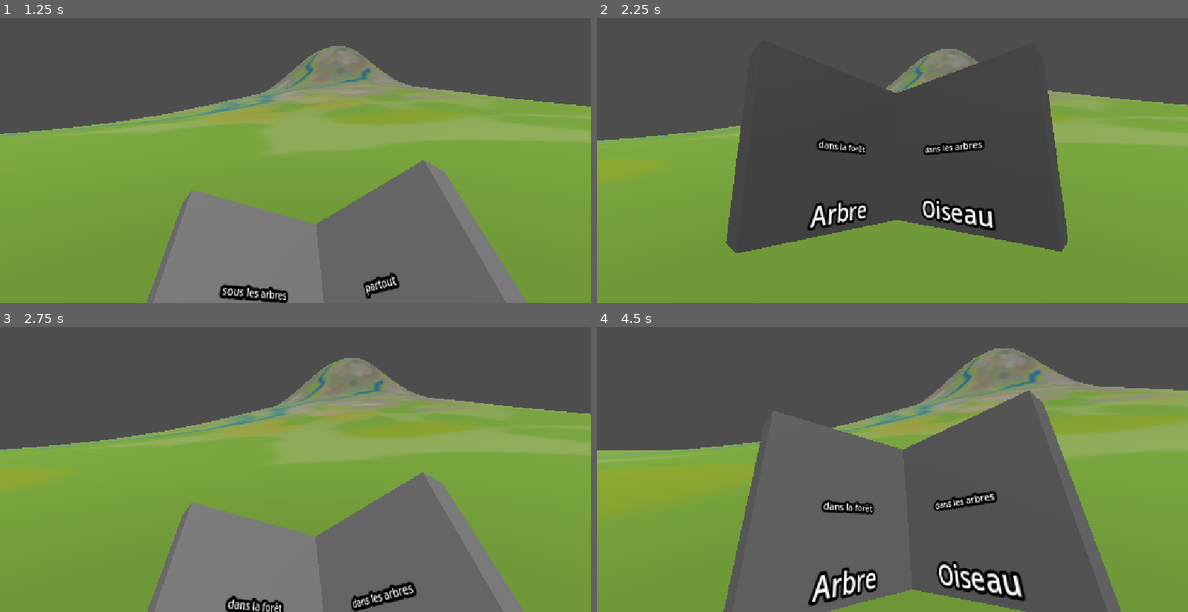
Above: before the commit, frames 1-4 (two rows, left to right).
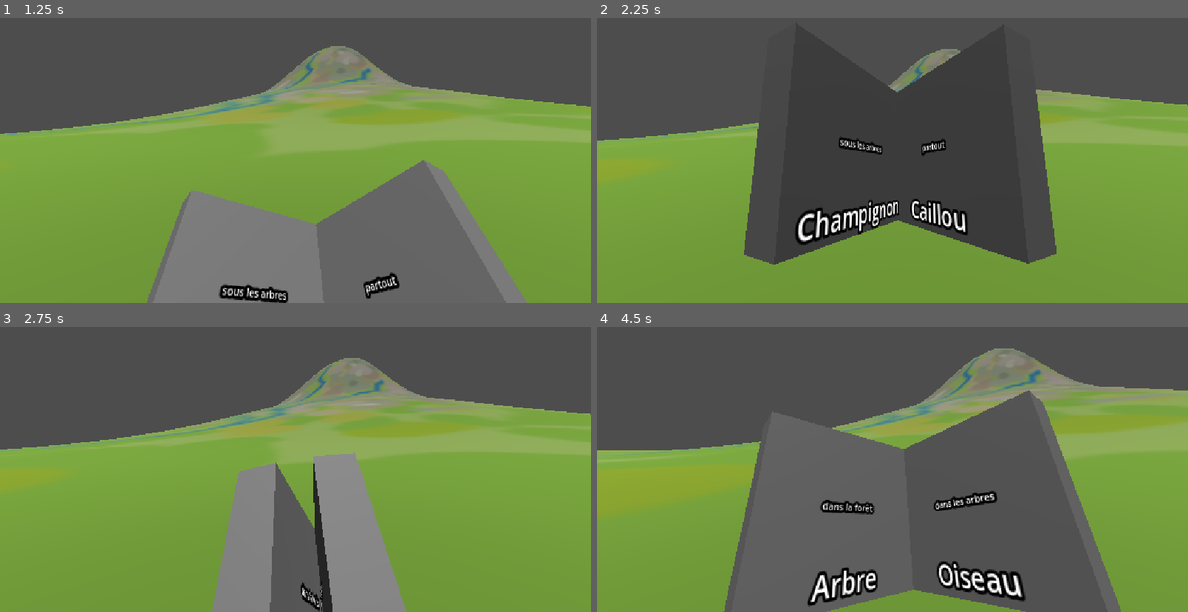
Above: after the commit, the same moments.

Repository: flatweb/gamejam4photo
Game: Godot game, scene res://root.tscn
Same seed, same stepped clock (60 frames per second), same inputs: the game is played once before the commit and once after it. The engine's default icon, where the game draws it, is replaced by a stand-in: a white triangle on a blue panel in a dark square.
Inputs (mouse positions are in pixels of both pictures, inside the frame that each line leads up to):
- Up to frame 1 (1.25 s): tap Enter at 0.5 s; move the mouse to (325, 134) at 0.52 s; hold Right (right) from 0.53 s (still down); tap Q (album) at 0.6 s; tap Space (jump) at 0.77 s
- Up to frame 2 (2.25 s): move the mouse to (862, 137) at 1.27 s; release Right (right) at 1.28 s; hold Down (back) 1.28-2.03 s; tap Q (album) at 1.35 s; tap Space (jump) at 1.52, 2 s; move the mouse to (904, 132) at 2.02 s; hold Right (right) from 2.03 s (still down); hold Up (front) from 2.03 s (still down)
- Up to frame 3 (2.75 s): keep holding Right (right); keep holding Up (front); tap Q (album) at 2.3 s
- Up to frame 4 (4.5 s): move the mouse to (886, 452) at 2.77 s; release Up (front) at 2.78 s; tap Q (album) at 2.85, 3.6 s; tap Space (jump) at 3.02, 3.77 s; tap Enter at 3.5 s; move the mouse to (933, 449) at 3.52 s; release Right (right) at 3.53 s; hold Left (left) from 3.53 s (still down); move the mouse to (845, 441) at 4.27 s; tap Up (front) at 4.35 s

Frame 1 is identical in both runs. In frame 2, 7.8% of the frame differs, in the area x 21-80%, y 11-87%; in frame 3, 21%, in the area x 25-89%, y 44-100%; in frame 4, 0.6%.

Commit message:
Feuilletage de l'album

Diff:
--- a/album.gd
+++ b/album.gd
@@ -15,10 +15,18 @@
 	changetopageon()
 	pass # Replace with function body.
 
+var opening = false
+var opened = true
+
 func open():
+	if opened == false :
+		$AnimationPlayer.play("open")
+		opening = true
 	$AudioOpen.play()
 
 func close():
+	if opened == true :
+		$AnimationPlayer.play("close")
 	$AudioOpen.play()
 
 func lasteven(n :int):
@@ -26,12 +34,20 @@
 		return n-1
 
 func pageprev():
-	pageon = max(0,pageon-2)
-	changetopageon()
+	var newpageon = max(0,pageon-2)
+	if newpageon != pageon :
+		pageon = newpageon
+		closeandopen()
 
 func pagenext():
-	pageon = min(lasteven(quests.size()-1),pageon+2)
-	changetopageon()
+	var newpageon = min(lasteven(quests.size()-1),pageon+2)
+	if newpageon != pageon :
+		pageon = newpageon
+		closeandopen()
+
+func closeandopen():
+	$AnimationPlayer.play("close")
+	opening = true
 
 func changetopageon():
 	$AudioTurn.play()
@@ -47,5 +63,16 @@
 	page.change(img,titre,indice)
 
 # Called every frame. 'delta' is the elapsed time since the previous frame.
-func _process(delta: float) -> void:
+func _process(_delta: float) -> void:
 	pass
+
+func _on_animation_finished(anim_name: StringName) -> void:
+	if anim_name == "open":
+		opening = false
+		opened = true
+	elif anim_name == "close":
+		opening = true
+		opened = false
+		# On en profite pour changer les pages
+		changetopageon()
+		$AnimationPlayer.play("open")
--- a/album.tscn
+++ b/album.tscn
@@ -3,17 +3,182 @@
 [ext_resource type="PackedScene" uid="uid://b7ej55gvcj4sg" path="res://page.tscn" id="1_5p2gi"]
 [ext_resource type="Script" uid="uid://2cjv0ktpp3ma" path="res://album.gd" id="1_uur71"]
 
+[sub_resource type="Animation" id="Animation_uur71"]
+length = 0.001
+tracks/0/type = "value"
+tracks/0/imported = false
+tracks/0/enabled = true
+tracks/0/path = NodePath("PageGauche:position")
+tracks/0/interp = 1
+tracks/0/loop_wrap = true
+tracks/0/keys = {
+"times": PackedFloat32Array(0),
+"transitions": PackedFloat32Array(1),
+"update": 0,
+"values": [Vector3(-0.46423548, 0, -0.306)]
+}
+tracks/1/type = "value"
+tracks/1/imported = false
+tracks/1/enabled = true
+tracks/1/path = NodePath("PageGauche:rotation")
+tracks/1/interp = 1
+tracks/1/loop_wrap = true
+tracks/1/keys = {
+"times": PackedFloat32Array(0),
+"transitions": PackedFloat32Array(1),
+"update": 0,
+"values": [Vector3(0, 1.5940566, 0)]
+}
+tracks/2/type = "value"
+tracks/2/imported = false
+tracks/2/enabled = true
+tracks/2/path = NodePath("PageDroite:position")
+tracks/2/interp = 1
+tracks/2/loop_wrap = true
+tracks/2/keys = {
+"times": PackedFloat32Array(0),
+"transitions": PackedFloat32Array(1),
+"update": 0,
+"values": [Vector3(0.116, 0, -0.9134313)]
+}
+tracks/3/type = "value"
+tracks/3/imported = false
+tracks/3/enabled = true
+tracks/3/path = NodePath("PageDroite:rotation")
+tracks/3/interp = 1
+tracks/3/loop_wrap = true
+tracks/3/keys = {
+"times": PackedFloat32Array(0),
+"transitions": PackedFloat32Array(1),
+"update": 0,
+"values": [Vector3(0, 0, 0)]
+}
+
+[sub_resource type="Animation" id="Animation_m6jhs"]
+resource_name = "close"
+length = 0.5
+tracks/0/type = "value"
+tracks/0/imported = false
+tracks/0/enabled = true
+tracks/0/path = NodePath("PageGauche:position")
+tracks/0/interp = 1
+tracks/0/loop_wrap = true
+tracks/0/keys = {
+"times": PackedFloat32Array(0, 0.5),
+"transitions": PackedFloat32Array(1, 1),
+"update": 0,
+"values": [Vector3(-0.46423548, 0, -0.306), Vector3(-0.08606166, 0, -0.40551984)]
+}
+tracks/1/type = "value"
+tracks/1/imported = false
+tracks/1/enabled = true
+tracks/1/path = NodePath("PageGauche:rotation")
+tracks/1/interp = 1
+tracks/1/loop_wrap = true
+tracks/1/keys = {
+"times": PackedFloat32Array(0, 0.5),
+"transitions": PackedFloat32Array(1, 1),
+"update": 0,
+"values": [Vector3(0, 1.5707964, 0), Vector3(0, 2.3561945, 0)]
+}
+tracks/2/type = "value"
+tracks/2/imported = false
+tracks/2/enabled = true
+tracks/2/path = NodePath("PageDroite:position")
+tracks/2/interp = 1
+tracks/2/loop_wrap = true
+tracks/2/keys = {
+"times": PackedFloat32Array(0, 0.5),
+"transitions": PackedFloat32Array(1, 1),
+"update": 0,
+"values": [Vector3(0.116, 0, -0.9134313), Vector3(0.05628854, 0, -0.5352565)]
+}
+tracks/3/type = "value"
+tracks/3/imported = false
+tracks/3/enabled = true
+tracks/3/path = NodePath("PageDroite:rotation")
+tracks/3/interp = 1
+tracks/3/loop_wrap = true
+tracks/3/keys = {
+"times": PackedFloat32Array(0, 0.5),
+"transitions": PackedFloat32Array(1, 1),
+"update": 0,
+"values": [Vector3(0, 0, 0), Vector3(0, -0.7853982, 0)]
+}
+
+[sub_resource type="Animation" id="Animation_lmjgm"]
+resource_name = "open"
+length = 1.0333333
+tracks/0/type = "value"
+tracks/0/imported = false
+tracks/0/enabled = true
+tracks/0/path = NodePath("PageGauche:position")
+tracks/0/interp = 1
+tracks/0/loop_wrap = true
+tracks/0/keys = {
+"times": PackedFloat32Array(0, 1),
+"transitions": PackedFloat32Array(1, 1),
+"update": 0,
+"values": [Vector3(-0.08606166, 0, -0.40551984), Vector3(-0.464, 0, -0.306)]
+}
+tracks/1/type = "value"
+tracks/1/imported = false
+tracks/1/enabled = true
+tracks/1/path = NodePath("PageGauche:rotation")
+tracks/1/interp = 1
+tracks/1/loop_wrap = true
+tracks/1/keys = {
+"times": PackedFloat32Array(0, 1),
+"transitions": PackedFloat32Array(1, 1),
+"update": 0,
+"values": [Vector3(0, 2.3561945, 0), Vector3(0, 1.5707964, 0)]
+}
+tracks/2/type = "value"
+tracks/2/imported = false
+tracks/2/enabled = true
+tracks/2/path = NodePath("PageDroite:position")
+tracks/2/interp = 1
+tracks/2/loop_wrap = true
+tracks/2/keys = {
+"times": PackedFloat32Array(0, 1),
+"transitions": PackedFloat32Array(1, 1),
+"update": 0,
+"values": [Vector3(0.05628854, 0, -0.5352565), Vector3(0.116, 0, -0.913)]
+}
+tracks/3/type = "value"
+tracks/3/imported = false
+tracks/3/enabled = true
+tracks/3/path = NodePath("PageDroite:rotation")
+tracks/3/interp = 1
+tracks/3/loop_wrap = true
+tracks/3/keys = {
+"times": PackedFloat32Array(0, 1),
+"transitions": PackedFloat32Array(1, 1),
+"update": 0,
+"values": [Vector3(0, -0.7853982, 0), Vector3(0, 0, 0)]
+}
+
+[sub_resource type="AnimationLibrary" id="AnimationLibrary_lmjgm"]
+_data = {
+&"RESET": SubResource("Animation_uur71"),
+&"close": SubResource("Animation_m6jhs"),
+&"open": SubResource("Animation_lmjgm")
+}
+
 [node name="Album" type="Node3D" unique_id=1819505796]
 script = ExtResource("1_uur71")
 
 [node name="PageGauche" parent="." unique_id=1677043718 instance=ExtResource("1_5p2gi")]
-transform = Transform3D(-0.023258181, 0, 0.9997295, 0, 1, 0, -0.9997295, 0, -0.023258181, -0.46423548, 0, -0.306)
+transform = Transform3D(-0.02325818, 0, 0.9997294, 0, 1, 0, -0.9997294, 0, -0.02325818, -0.46423548, 0, -0.306)
 
 [node name="PageDroite" parent="." unique_id=249441898 instance=ExtResource("1_5p2gi")]
-transform = Transform3D(1, 0, 0, 0, 1, 0, 0, 0, 1, 0.116, 0, -0.9134313)
+transform = Transform3D(0.9999999, 0, 0, 0, 1, 0, 0, 0, 0.9999999, 0.116, 0, -0.9134313)
 
 [node name="AnimationPlayer" type="AnimationPlayer" parent="." unique_id=649497298]
+libraries/ = SubResource("AnimationLibrary_lmjgm")
 
 [node name="AudioOpen" type="AudioStreamPlayer3D" parent="." unique_id=324274529]
 
 [node name="AudioTurn" type="AudioStreamPlayer3D" parent="." unique_id=1167697134]
+
+[connection signal="animation_finished" from="AnimationPlayer" to="." method="_on_animation_finished"]
--- a/page.gd
+++ b/page.gd
@@ -11,7 +11,7 @@
 
 func change(img : Image, titre : String, indice : String):
 	if img == null:
-		$Sprite3D.hide()
+#a		$Sprite3D.hide()
 		$Image3D.hide()
 		var imgpng = ResourceLoader.load("res://icon.svg")
 		$Image3D.mesh.material.set_texture(BaseMaterial3D.TextureParam.TEXTURE_ALBEDO,img)  ##FIXME
--- a/page.tscn
+++ b/page.tscn
@@ -16,10 +16,6 @@
 mesh = SubResource("BoxMesh_vpl4w")
 script = ExtResource("1_7tx1s")
 
-[node name="Sprite3D" type="Sprite3D" parent="." unique_id=1209097566]
-transform = Transform3D(0.5, 0, 0, 0, 0.5, 0, 0, 0, 0.5, 0.013645023, 0.17727247, 0.11599523)
-texture = ExtResource("1_nl5ea")
-
 [node name="LabelTitre" type="Label3D" parent="." unique_id=795662586]
 transform = Transform3D(1, 0, 0, 0, 1, 0, 0, 0, 1, 0, -0.39043558, 0.12498373)
 text = "Blabla"
